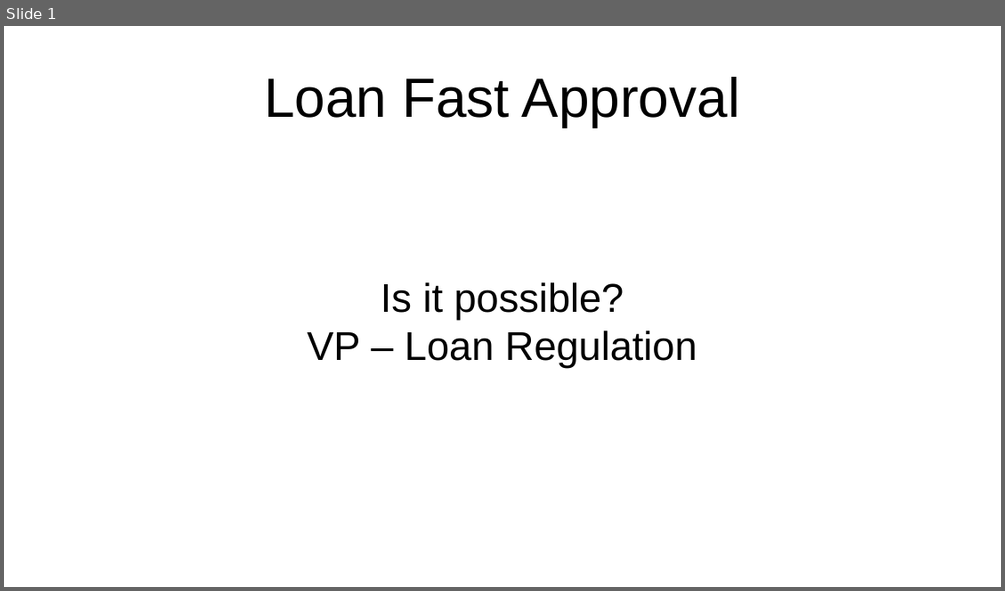
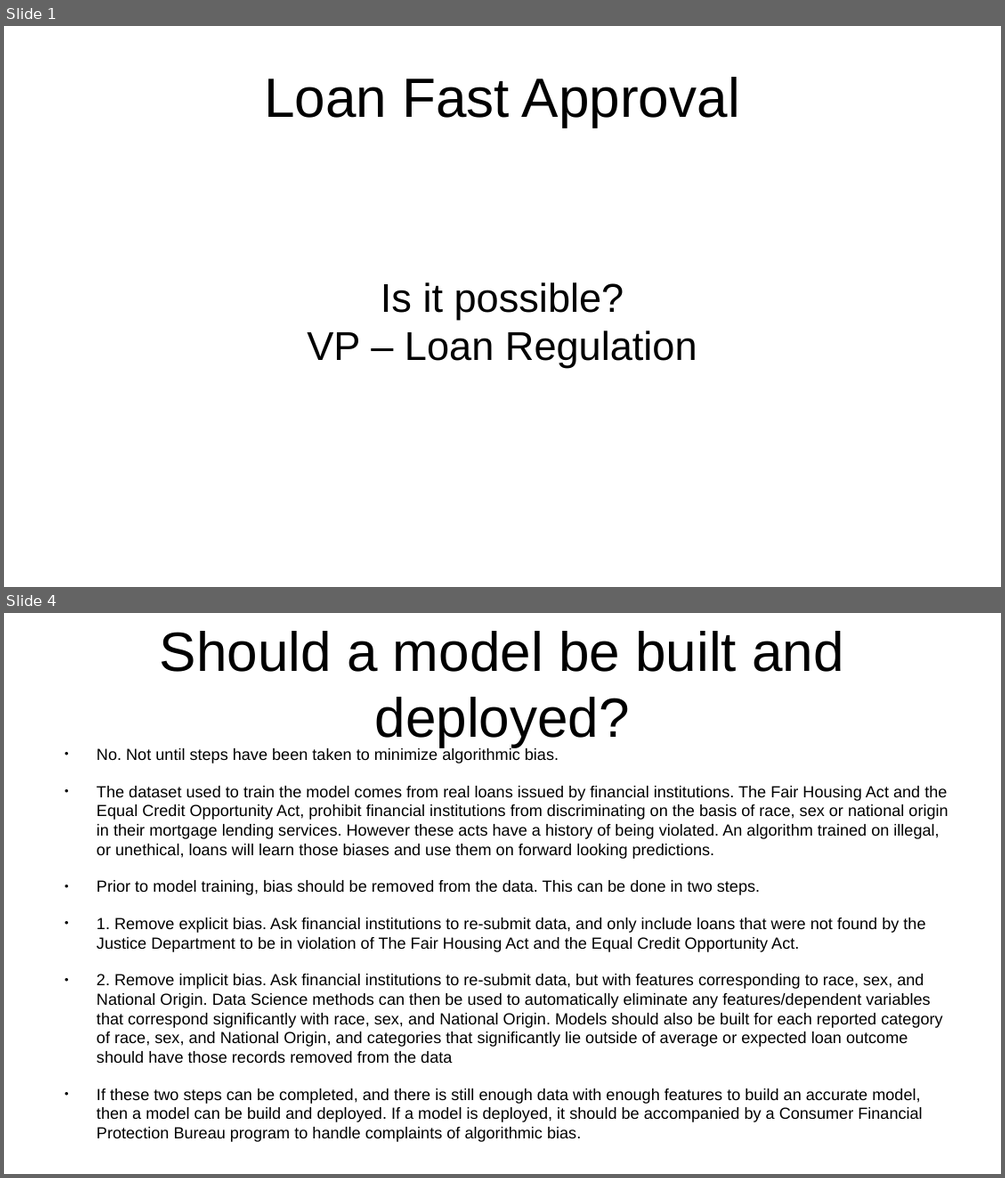
Before and after one commit to mbradds/loan-origination-model, a slide deck: loan_approval_slides_gm.pptx. Shown one above the other, each under a label of ours: slide 1 before the commit, slides 1 and 4 after it; the slides between them are not shown. The pictures are 1005x591 and 1005x1178 pixels, drawn with LibreOffice and Linux fonts; fonts in the diff are those of the drawing. Boxes give left, top, right and bottom in pixels: in the first picture for what was removed or moved away, otherwise in the second. Text is boxed around its words. In the diff, an @@ line names an element or a change of style, - is before the commit and + after.

```diff
--- a/loan_approval_slides_gm.pptx
+++ b/loan_approval_slides_gm.pptx
@@ slide 4 added at (4, 613, 1001, 1174), background #FFFFFF @@
@@ title added at (160, 631, 844, 747), 44 pt, text #000000 @@
+Should a model be built and deployed?
@@ text added at (97, 747, 947, 1142), 12.8 pt, text #000000 @@
+● No. Not until steps have been taken to minimize algorithmic bias.
+● The dataset used to train the model comes from real loans issued by financial institutions. The Fair Housing Act and the Equal Credit Opportunity Act, prohibit financial institutions from discriminating on the basis of race, sex or national origin in their mortgage lending services. However these acts have a history of being violated. An algorithm trained on illegal, or unethical, loans will learn those biases and use them on forward looking predictions.
+● Prior to model training, bias should be removed from the data. This can be done in two steps.
+● 1. Remove explicit bias. Ask financial institutions to re-submit data, and only include loans that were not found by the Justice Department to be in violation of The Fair Housing Act and the Equal Credit Opportunity Act.
+● 2. Remove implicit bias. Ask financial institutions to re-submit data, but with features corresponding to race, sex, and National Origin. Data Science methods can then be used to automatically eliminate any features/dependent variables that correspond significantly with race, sex, and National Origin. Models should also be built for each reported category of race, sex, and National Origin, and categories that significantly lie outside of average or expected loan outcome should have those records removed from the data
+● If these two steps can be completed, and there is still enough data with enough features to build an accurate model, then a model can be build and deployed. If a model is deployed, it should be accompanied by a Consumer Financial Protection Bureau program to handle complaints of algorithmic bias.
```
Also in this commit, not shown: 2 other slides added, 2 other files.
